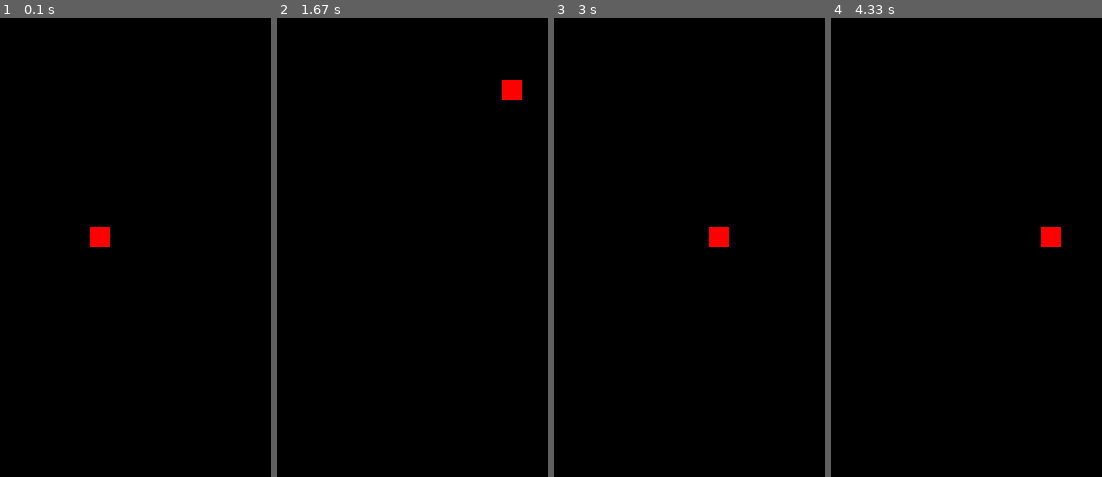
Above: before the commit, frames 1-4 (left to right).
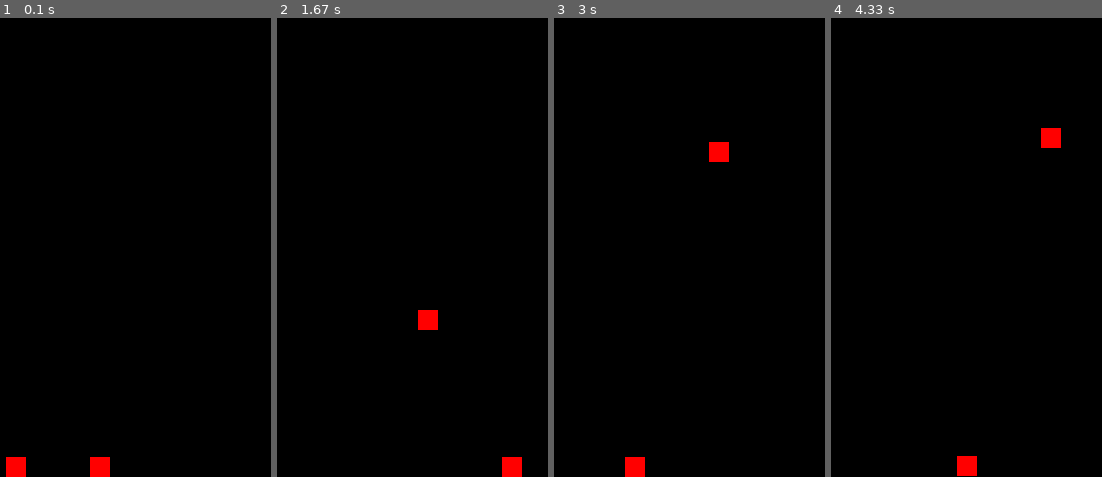
Above: after the commit, the same moments.

Repository: Archanciel/PyArtiLife
Game: pygame game, started from explore_pygame_jump.py
The game is run twice, just before and just after one commit, with the same random seed, the same clock (stepped at 60 frames per second) and the same inputs.
Inputs:
- Up to frame 1 (0.1 s): no input
- Up to frame 2 (1.67 s): hold Space 0.33-0.8 s; hold Right 0.33-0.8 s; hold Right 0.83-1.3 s; tap Space at 0.9, 1.2, 1.4 s; hold Right from 1.33 s (still down)
- Up to frame 3 (3 s): tap Space at 1.7, 1.9, 2.2, 2.47, 2.8 s; release Right at 1.8 s; hold Left 1.83-2.37 s; hold Down 2.4-2.7 s; hold Left from 2.73 s (still down)
- Up to frame 4 (4.33 s): release Left at 3.13 s; hold Up 3.17-3.53 s; tap Space at 3.23, 3.63, 3.93, 4.3 s; hold Right 3.57-4.2 s; hold Down from 4.23 s (still down)

The runs differ from the first frame. In frame 1, 1.0% of the frame differs, in the area x 2-41%, y 45-100%; in frame 2, 1.0%; in frame 3, 1.0%; in frame 4, 1.0%.

Commit message:
comparing jump of two rect

Diff:
--- a/explore_pygame_jump.py
+++ b/explore_pygame_jump.py
@@ -7,23 +7,26 @@
     '''
     Class managing the Shape jump behavior.
     '''
-    def __init__(self, shape, func, jumpCount, divider):
-        self.shape = shape
+    def __init__(self, func, jumpCount, divider):
+        self.shape = None
         self.func = func
         self.jumpCount, self.maxJump = jumpCount, jumpCount
         self.divider = divider
         self.isJumping = False
 
+    def setShape(self, shape):
+        self.shape = shape
+
     def jumpShape(self):
         jumpHeight = self.func(self.jumpCount) / self.divider
-
+        #print("jumpHeight: {}, jumpCount: {}".format(jumpHeight, self.jumpCount))
         if self.jumpCount >= 0:
             self.jumpCount -= 1
             self.shape.vertMove(jumpHeight)
             self.isJumping = True
         elif self.jumpCount >= -self.maxJump:
             self.jumpCount -= 1
-            self.shape.vertMove(-jumpHeight)
+            self.shape.vertMove(self.func(-1) * -jumpHeight)
             self.isJumping = True
         else:
             self.isJumping = False
@@ -43,10 +46,9 @@
         return self.jumpObj.isJumping
 
 class Rectangle(Shape):
-    def __init__(self, x, y, width, height, velocity, surface):
-        def f(x):
-            return x ** 2
-        super().__init__(Jump(self, f, 10, 2))
+    def __init__(self, x, y, width, height, velocity, jumpO, surface):
+        jumpO.setShape(self)
+        super().__init__(jumpO)
         self.x = x
         self.y = y
         self.width = width
@@ -96,7 +98,10 @@
 pygame.display.set_caption('Explore Pygame jump')
 clock = pygame.time.Clock()
 
-rec = Rectangle(x=S_WIDTH / 2, y=S_HEIGHT / 2, width=20, height=20, velocity=5, surface=surface)
+jumpObj1 = Jump(func=lambda x : x ** 3, jumpCount=8, divider=4)
+jumpObj2 = Jump(func=lambda x : x ** 2, jumpCount=10, divider=2)
+rec1 = Rectangle(x=S_WIDTH / 2, y=S_HEIGHT - 20, width=20, height=20, velocity=5, jumpO=jumpObj1, surface=surface)
+rec2 = Rectangle(x=S_WIDTH / 3, y=S_HEIGHT - 20, width=20, height=20, velocity=5, jumpO=jumpObj2, surface=surface)
 
 run = True
 
@@ -110,25 +115,38 @@
     keys = pygame.key.get_pressed()
 
     if keys[pygame.K_RIGHT]:
-        rec.moveRight()
+        rec1.moveRight()
+        rec2.moveRight()
 
     if keys[pygame.K_LEFT]:
-        rec.moveLeft()
+        rec1.moveLeft()
+        rec2.moveLeft()
 
-    if not rec.isJumping():
+    if not rec1.isJumping():
         if keys[pygame.K_DOWN]:
-            rec.moveDown()
+            rec1.moveDown()
 
         if keys[pygame.K_UP]:
-            rec.moveUp()
+            rec1.moveUp()
     else:
-        rec.jump()
+        rec1.jump()
+
+    if not rec2.isJumping():
+        if keys[pygame.K_DOWN]:
+            rec2.moveDown()
+
+        if keys[pygame.K_UP]:
+            rec2.moveUp()
+    else:
+        rec2.jump()
 
     if keys[pygame.K_SPACE]:
-        rec.jump()
+        rec1.jump()
+        rec2.jump()
 
     surface.fill(S_BACKGROUND)
-    rec.draw()
+    rec1.draw()
+    rec2.draw()
     pygame.display.update()
     pygame.time.wait(50) #less precise than delay, but consumes less procesSing power
 
